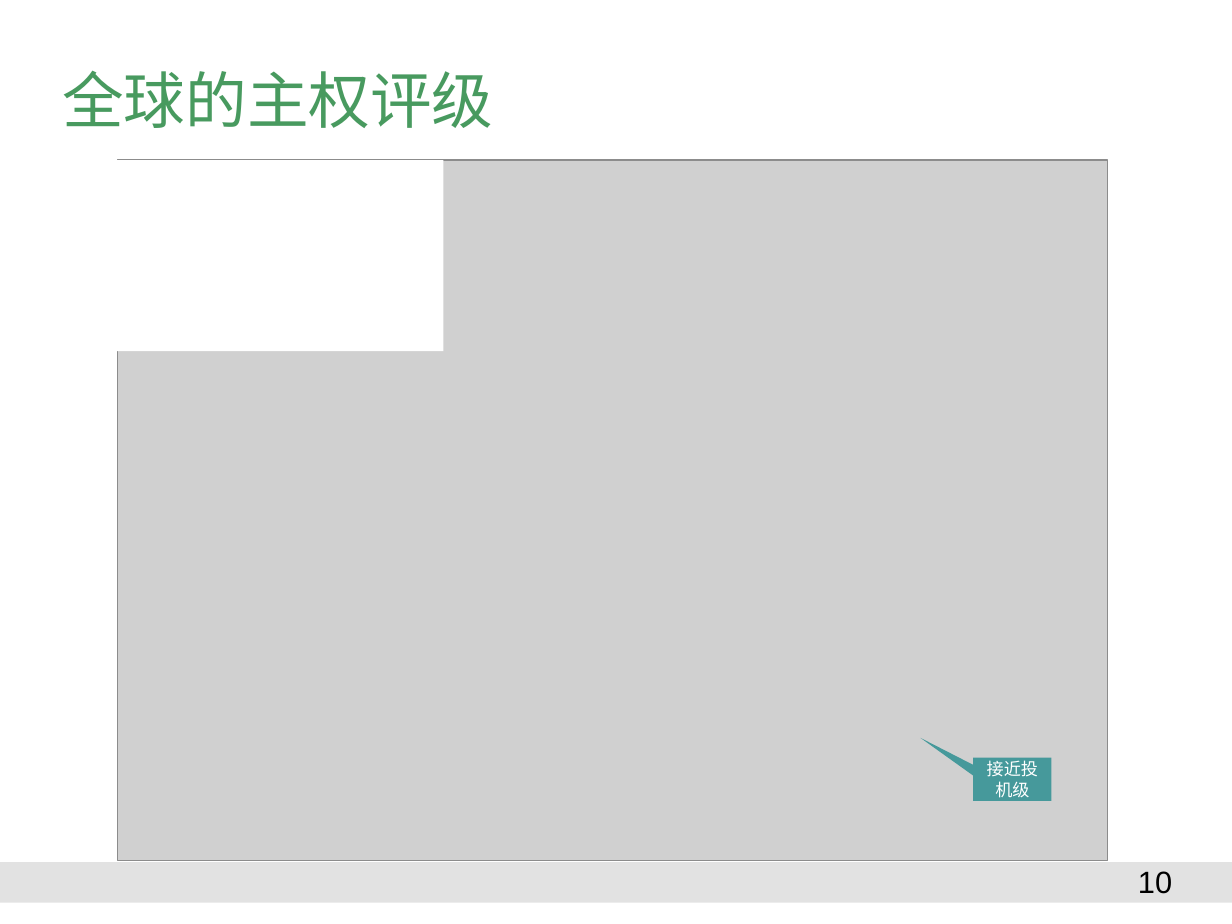
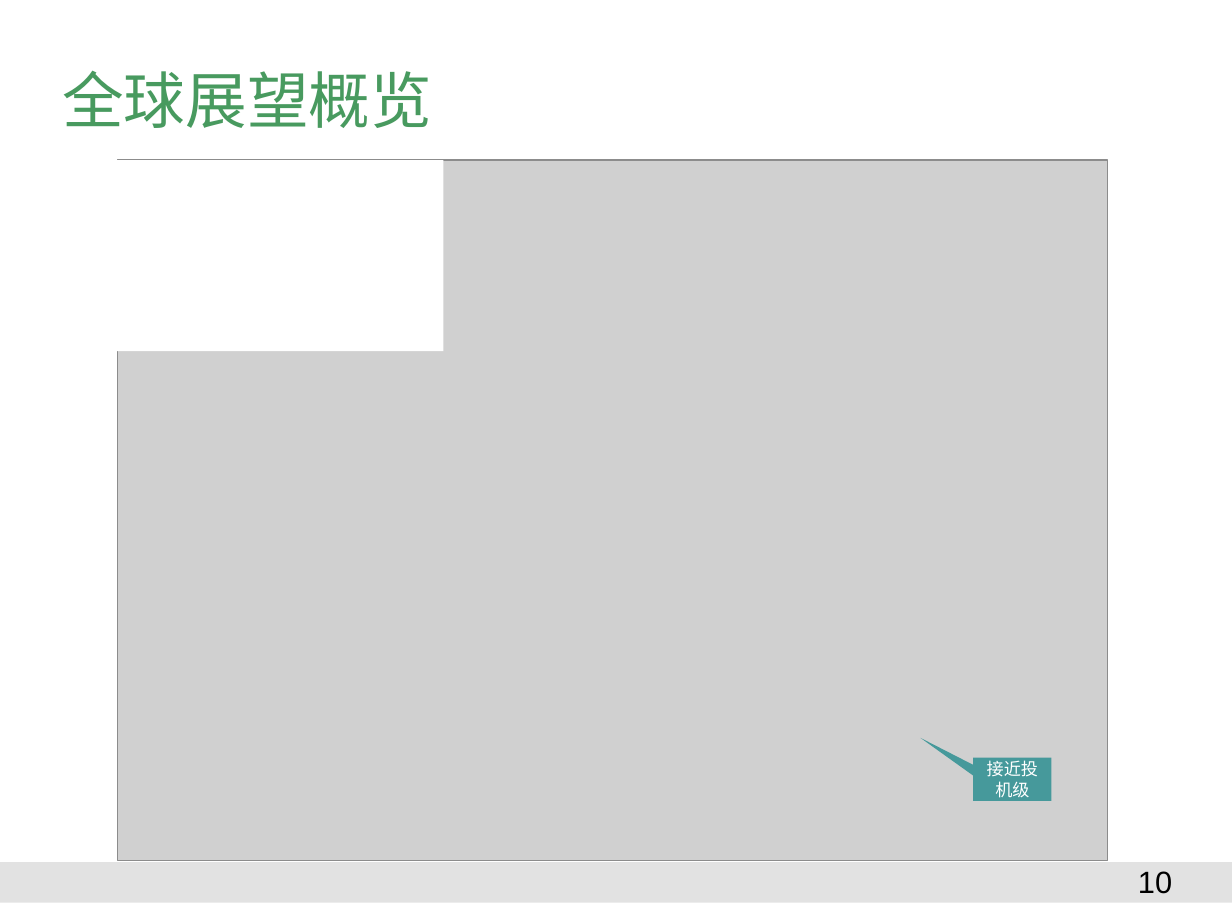
Before and after one commit to Catfeeds/DOC, a slide deck: slide 10 of A阿曼/proposal for Oman.pptx. Drawn at 1232x924 pixels with LibreOffice and Linux fonts; fonts in the diff are those of the drawing; grey boxes stand for pictures; background and template pictures are left out. Boxes give left, top, right and bottom in pixels: in the first picture for what was removed or moved away, otherwise in the second. Text is boxed around its words. In the diff, an @@ line names an element or a change of style, - is before the commit and + after.

```diff
--- a/A阿曼/proposal for Oman.pptx
+++ b/A阿曼/proposal for Oman.pptx
@@ title at [62,70,432,128]: text changed @@
-全球的主权评级
+全球展望概览
```
Also in this commit, not shown: 4 other slides changed, 8 slides added, 11 slides removed, 2 other files.
